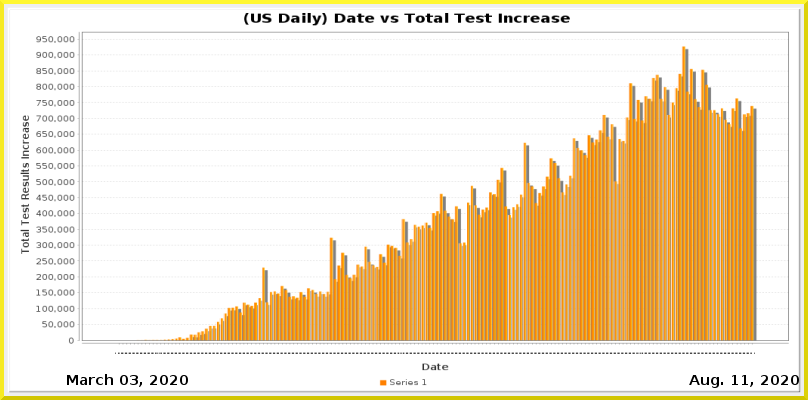
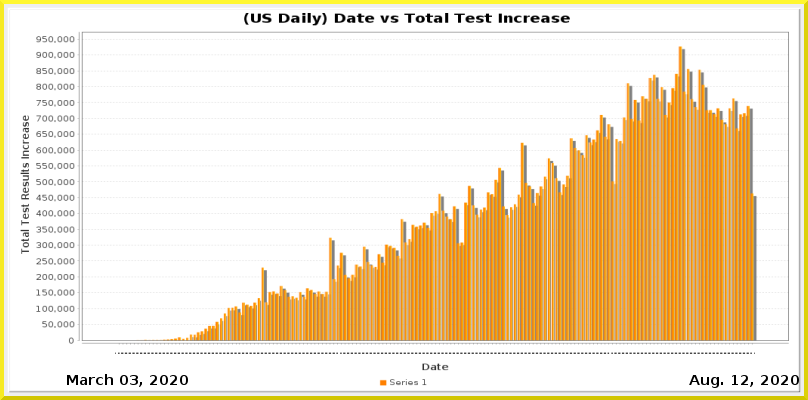
The second w=808, h=400 image is a revision of the first. Changes to its layers:
painted on "Current Date" over [741, 375, 748, 385]
painted on "Date_vs_TestIncrease.png" over [139, 46, 757, 354]
